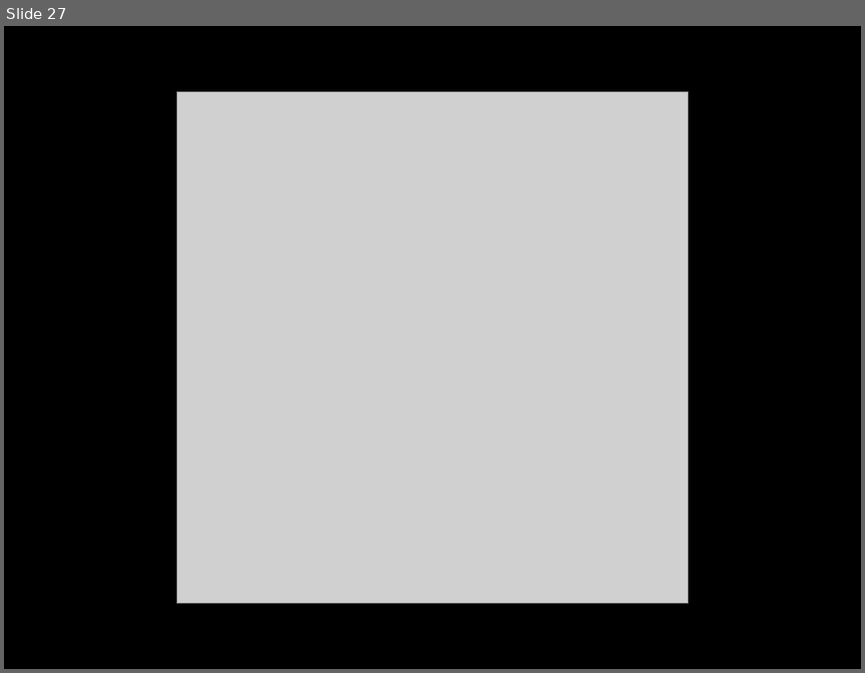
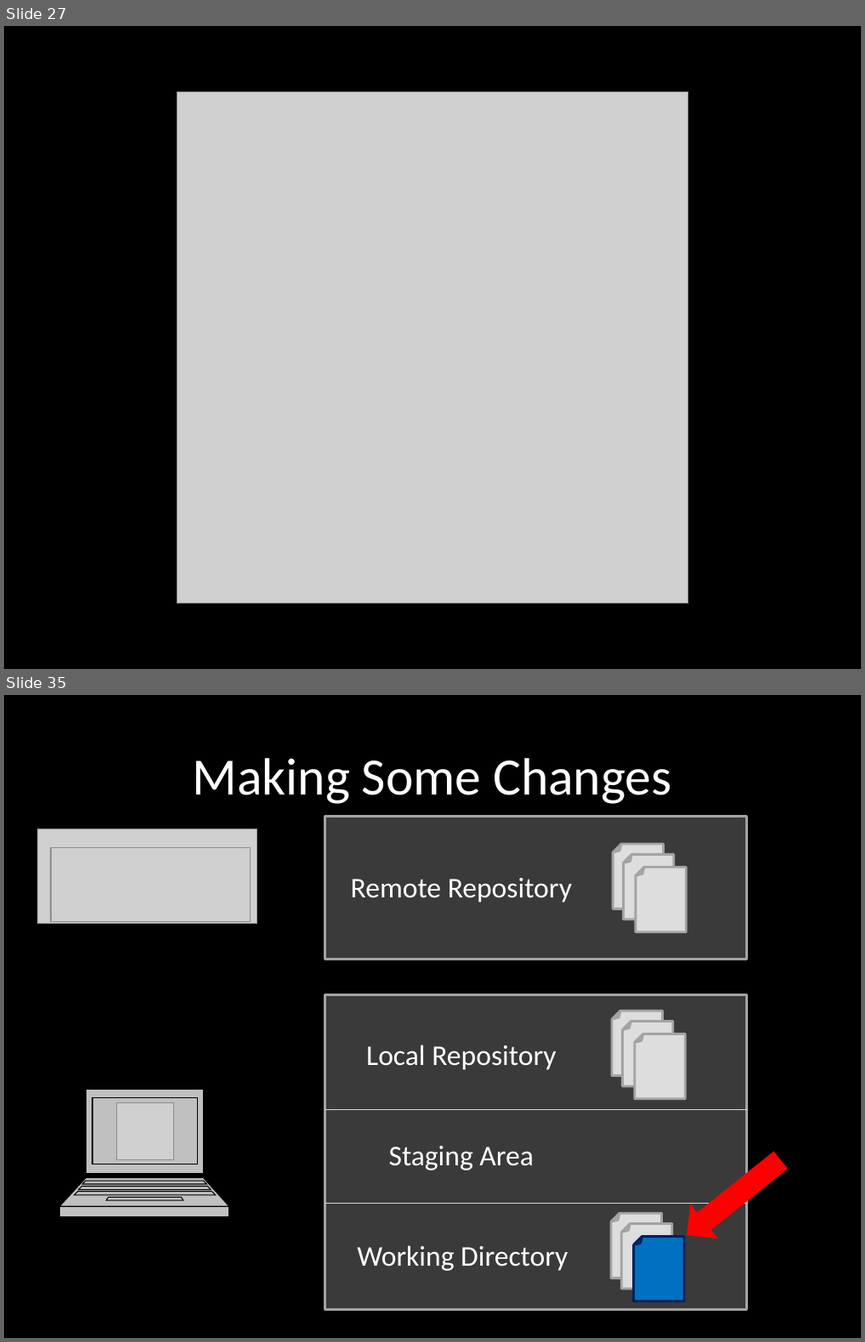
Before and after one commit to vgdev/git-guide, a slide deck: Git.pptx. Shown one above the other, each under a label of ours: slide 27 before the commit, slides 27 and 35 after it; the slides between them are not shown. The pictures are 865x673 and 865x1342 pixels, drawn with LibreOffice and Linux fonts; fonts in the diff are those of the drawing; grey boxes stand for pictures. Boxes give left, top, right and bottom in pixels: in the first picture for what was removed or moved away, otherwise in the second. Text is boxed around its words. In the diff, an @@ line names an element or a change of style, - is before the commit and + after.

```diff
--- a/Git.pptx
+++ b/Git.pptx
@@ slide 35 added at bbox=[4, 695, 861, 1338], background #000000 @@
@@ title added at bbox=[192, 758, 671, 804], 44 pt, text #FFFFFF @@
+Making Some Changes
@@ rectangle added at bbox=[325, 817, 747, 959], fill #3A3A3A, outline #A3A3A3 2 pt @@
@@ picture added at bbox=[37, 828, 256, 923] @@
@@ picture added at bbox=[51, 847, 250, 922] @@
@@ folded corner added at bbox=[613, 844, 663, 909], fill #DDDDDD, outline #A3A3A3 2 pt @@
@@ folded corner added at bbox=[624, 854, 674, 919], fill #DDDDDD, outline #A3A3A3 2 pt @@
@@ folded corner added at bbox=[636, 868, 686, 932], fill #DDDDDD, outline #A3A3A3 2 pt @@
@@ text added at bbox=[351, 878, 572, 902], 24 pt, text #FFFFFF @@
+Remote Repository
@@ rectangle added at bbox=[325, 995, 747, 1310], fill #3A3A3A, outline #A3A3A3 2 pt @@
@@ folded corner added at bbox=[612, 1010, 662, 1076], fill #DDDDDD, outline #A3A3A3 2 pt @@
@@ folded corner added at bbox=[623, 1021, 673, 1087], fill #DDDDDD, outline #A3A3A3 2 pt @@
@@ text added at bbox=[366, 1044, 556, 1070], 24 pt, text #FFFFFF @@
+Local Repository
@@ folded corner added at bbox=[635, 1033, 685, 1099], fill #DDDDDD, outline #A3A3A3 2 pt @@
@@ freeform shape added at bbox=[60, 1089, 229, 1216], fill #C0C0C0, outline #000000 0.75 pt @@
@@ picture added at bbox=[116, 1103, 174, 1160] @@
@@ line added from (325, 1109) to (747, 1109), #D8D8D8 0.75 pt @@
@@ text added at bbox=[389, 1145, 533, 1170], 24 pt, text #FFFFFF @@
+Staging Area
@@ down arrow added at bbox=[673, 1142, 794, 1252], fill #FF0000 @@
@@ line added from (325, 1203) to (747, 1203), #D8D8D8 0.75 pt @@
@@ folded corner added at bbox=[611, 1213, 661, 1277], fill #DDDDDD, outline #A3A3A3 2 pt @@
@@ folded corner added at bbox=[622, 1224, 672, 1289], fill #DDDDDD, outline #A3A3A3 2 pt @@
@@ text added at bbox=[357, 1245, 568, 1270], 24 pt, text #FFFFFF @@
+Working Directory
@@ folded corner added at bbox=[634, 1236, 684, 1301], fill #0070C0, outline #002060 2 pt @@
```
Also in this commit, not shown: 7 slides changed, 12 other slides added.
